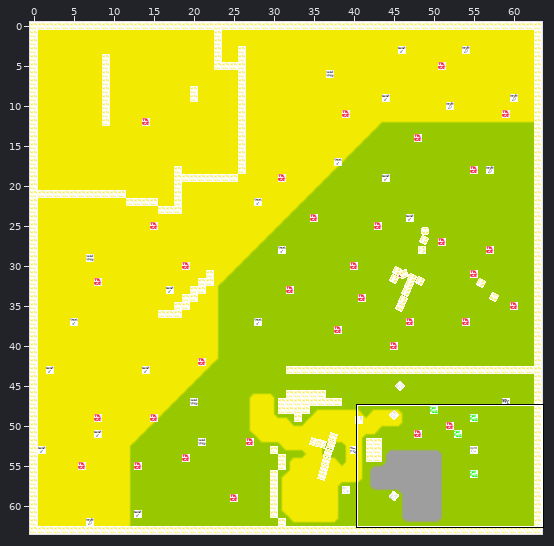
Two versions of a level (Tiled map, res/map.tmx). Above: a wide view before the commit, with the close-up outlined.
Close-up. First the earlier version:
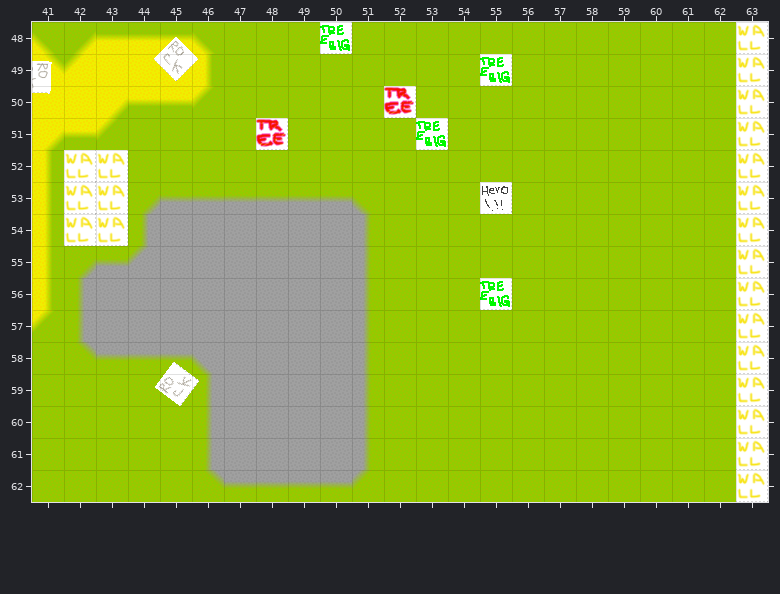
Cells are 32x32 px. Shown: x 41..63, y 48..62. The commit also changed other parts of the map, which this record leaves out.
New version:
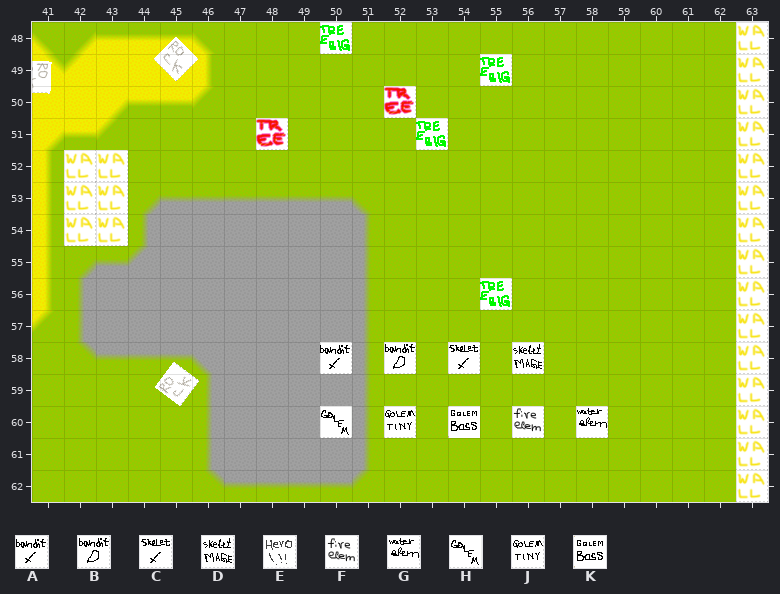
Key: from "objects": A 8 "banditsword", B 9 "banditarcher", C 10 "skeletsword", D 11 "skeletmage", E 13 "hero", F 14 "fireelemental", G 15 "waterelemental", H 16 "golem", J 17 "golemtiny", K 18 "golemboss".
_ is an empty cell.
Edits made:
Layer "Objects":
y 53: x 55 E -> _
y 58: x 50 _ -> A; x 52 _ -> B; x 54 _ -> C; x 56 _ -> D
y 60: x 50 _ -> H; x 52 _ -> J; x 54 _ -> K; x 56 _ -> F; x 58 _ -> G
